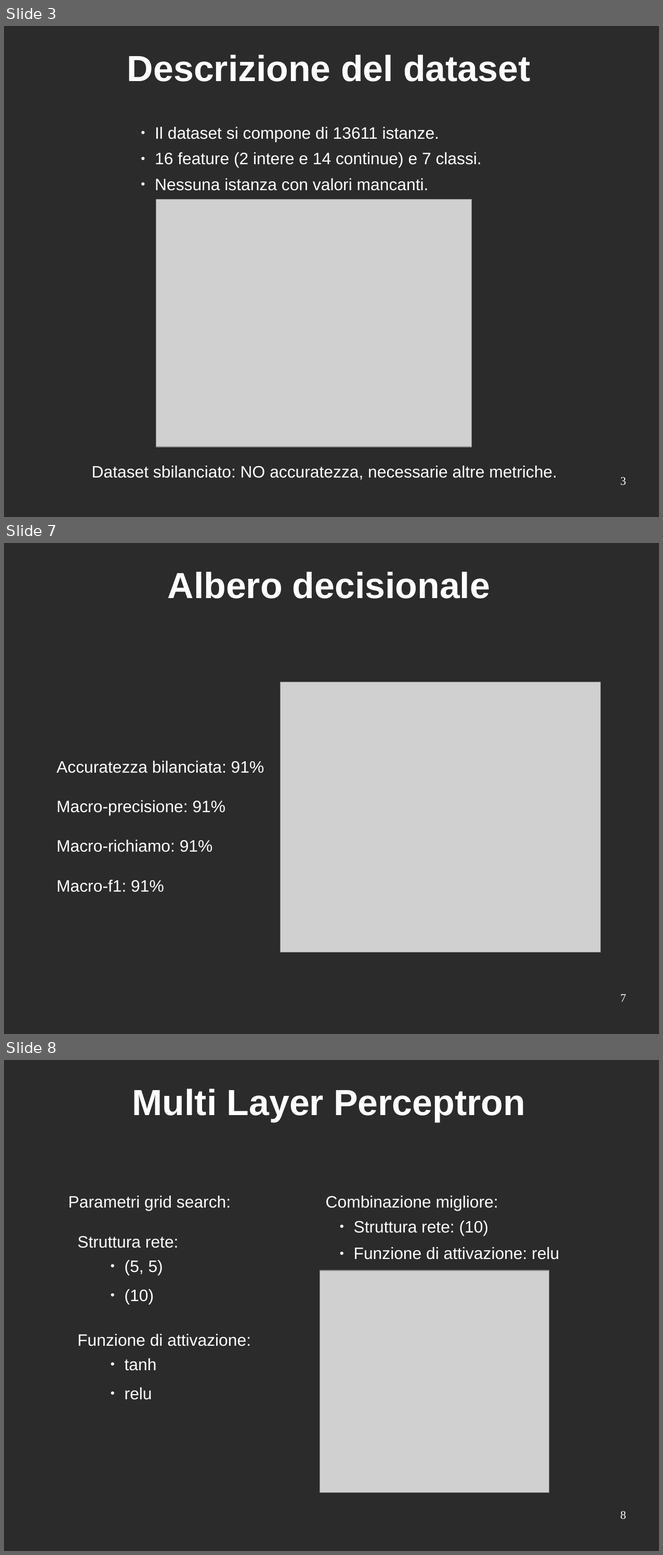
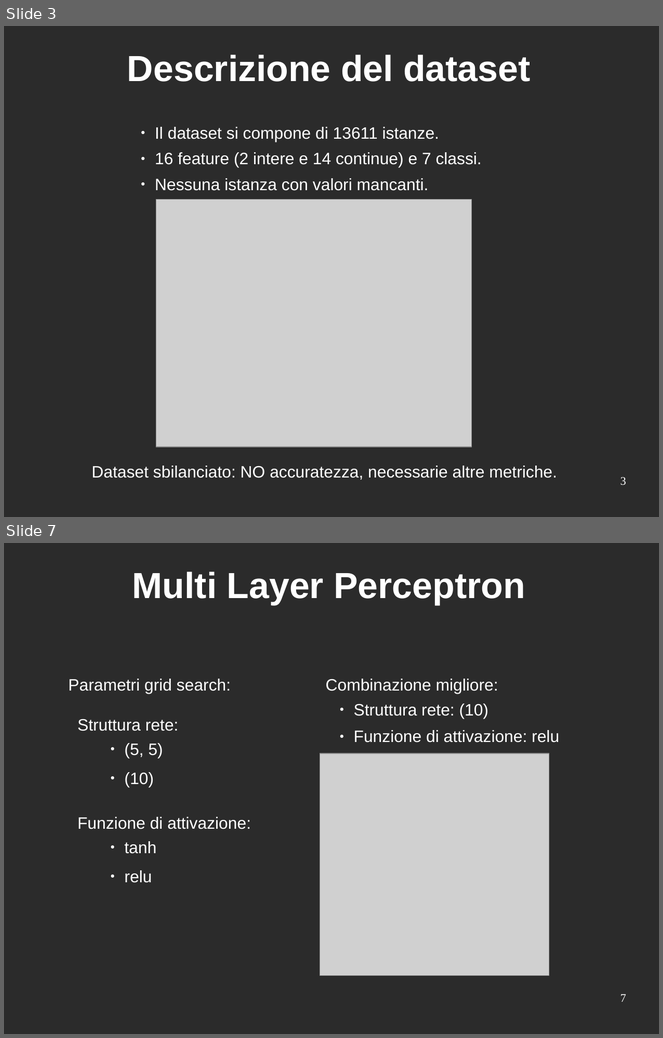
Before and after one commit to mattia010/dry_beans_ML, a slide deck: report/presentation_slides.odp. Shown one above the other, each under a label of ours: slides 3, 7 and 8 before the commit, slides 3 and 7 after it; the slides between them are not shown. The pictures are 663x1555 and 663x1038 pixels, drawn with LibreOffice and Linux fonts; fonts in the diff are those of the drawing; grey boxes stand for pictures; background and template pictures are left out; a plain dark background stands for a picture behind light text. Boxes give left, top, right and bottom in pixels: in the first picture for what was removed or moved away, otherwise in the second. Text is boxed around its words. In the diff, an @@ line names an element or a change of style, - is before the commit and + after.

```diff
--- a/report/presentation_slides.odp
+++ b/report/presentation_slides.odp
@@ slide 7 removed at <box>4,543,659,1034</box>, background picture (left out) @@
@@ title removed at <box>168,572,490,599</box> @@
-Albero decisionale
@@ picture removed at <box>281,682,601,953</box> @@
@@ text removed at <box>57,761,265,892</box> @@
-Accuratezza bilanciata: 91%
-Macro-precisione: 91%
-Macro-richiamo: 91%
-Macro-f1: 91%
@@ page number removed at <box>621,994,626,1002</box> @@
-7
@@ what was slide 8 is now slide 7 @@
@@ page number at <box>621,994,626,1002</box>: text changed @@
-8
+7
```
Also in this commit, not shown: 9 slides changed, 9 other files.
